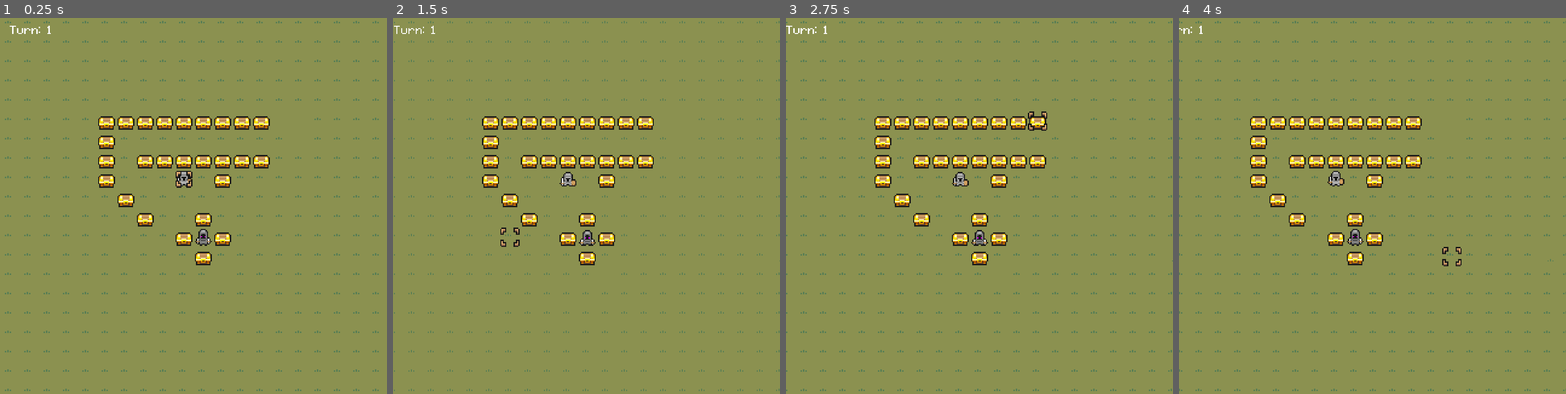
Above: before the commit, frames 1-4 (left to right).
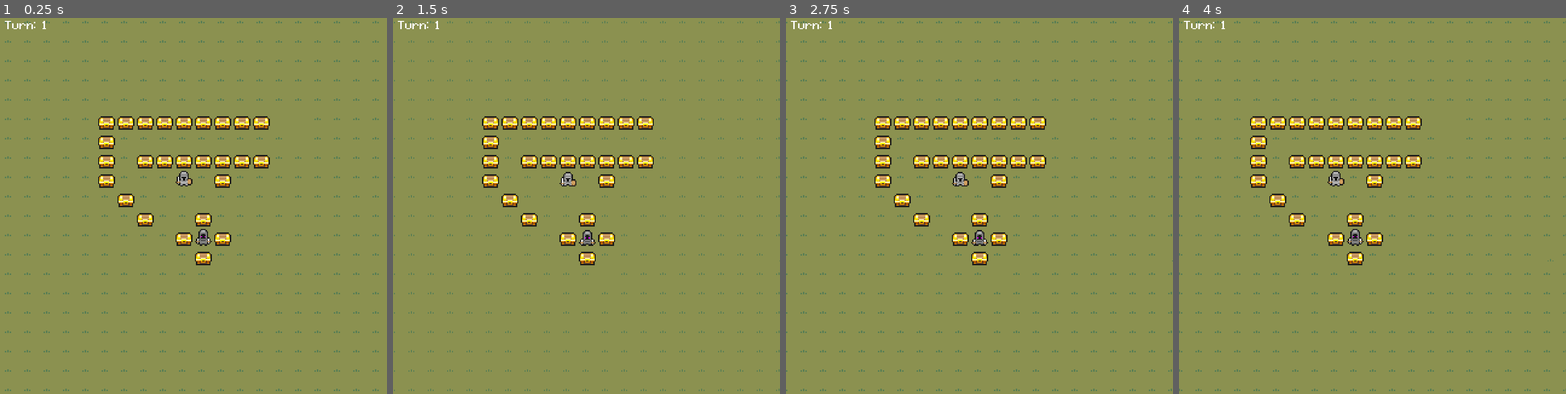
Above: after the commit, the same moments.

Repository: Dz373/Tactical-RPG
Game: Godot game, scene res://board.tscn
Same seed, same stepped clock (60 frames per second), same inputs: the game is played once before the commit and once after it.
Inputs (mouse positions are in pixels of both pictures, inside the frame that each line leads up to):
- Up to frame 1 (0.25 s): no input
- Up to frame 2 (1.5 s): tap Enter (ui_accept) at 0.5, 0.77 s; move the mouse to (671, 187) at 0.52 s; hold D (right) 0.53-1.28 s; hold 1 (cell) 0.53-1.28 s; move the mouse to (509, 228) at 1.27 s; hold Down (down) from 1.28 s (still down); click (509, 228) at 1.35 s
- Up to frame 3 (2.75 s): tap Enter (ui_accept) at 1.52, 2 s; move the mouse to (1018, 123) at 2.02 s; release Down (down) at 2.03 s; hold D (right) from 2.03 s (still down); hold 1 (cell) from 2.03 s (still down)
- Up to frame 4 (4 s): click (1411, 123) at 2.75 s; move the mouse to (1353, 284) at 2.77 s; release D (right) at 2.78 s; release 1 (cell) at 2.78 s; hold Up (up) 2.78-3.53 s; click (1353, 284) at 2.85 s; tap Enter (ui_accept) at 3.02, 3.5, 3.77 s; move the mouse to (1488, 266) at 3.52 s; hold A (left) from 3.53 s (still down); hold 1 (cell) from 3.53 s (still down)

The runs differ from the first frame. In frame 1, 0.2% of the frame differs, in the area x 1-50%, y 0-46%; in frame 2, 0.2%; in frame 3, 0.2%, in the area x 0-68%, y 0-30%; in frame 4, 0.2%.

Commit message:
ui follow camera

Diff:
--- a/Board/Cursor.gd
+++ b/Board/Cursor.gd
@@ -31,18 +31,14 @@
 func _unhandled_input(event: InputEvent):
 	if menu_on_screen:
 		return
-
 	if event is InputEventMouseMotion:
 		cell += camera.get_mouse_pos()
-
 	# Trying to select something in a cell.
 	elif event.is_action_pressed("confirm"):
 		emit_signal("accept_pressed", cell)
 		get_viewport().set_input_as_handled()
-
 	elif event.is_action_pressed("cell"):
 		print(position)
-
 	var should_move := event.is_pressed()
 	if event.is_echo():
 		should_move = should_move and _timer.is_stopped()
--- a/Board/GameBoard.gd
+++ b/Board/GameBoard.gd
@@ -10,8 +10,8 @@
 @onready var unit_path: UnitPath = $UnitPath
 @onready var terrain: Terrain = $Terrain
 @onready var cursor: Cursor = $Cursor
-@onready var turnCounter: Label = $Turn
-@onready var actionMenu: MarginContainer = $ActionMenu
+@onready var turnCounter: Label = $CanvasLayer/Turn
+@onready var actionMenu: MarginContainer = $CanvasLayer/ActionMenu
 
 ## Mapping of coordinates of a cell to a reference to the unit it contains.
 var units := {}
--- a/Menu/action_menu.tscn
+++ b/Menu/action_menu.tscn
@@ -13,8 +13,8 @@
 texture = ExtResource("3_8lwov")
 
 [node name="ActionMenu" type="MarginContainer"]
-offset_right = 59.0
-offset_bottom = 32.0
+offset_right = 120.0
+offset_bottom = 38.0
 theme_override_constants/margin_right = 0
 script = ExtResource("1_fq3m4")
 
@@ -29,45 +29,56 @@
 [node name="MenuContainer" type="MarginContainer" parent="."]
 layout_mode = 2
 focus_mode = 1
-theme_override_constants/margin_left = 5
+theme_override_constants/margin_left = 6
 theme_override_constants/margin_top = 7
-theme_override_constants/margin_right = 5
+theme_override_constants/margin_right = 6
 theme_override_constants/margin_bottom = 7
 
 [node name="BtnContainer" type="VBoxContainer" parent="MenuContainer"]
 layout_mode = 2
+theme_override_constants/separation = 5
 alignment = 1
 
 [node name="AttackBtn" parent="MenuContainer/BtnContainer" instance=ExtResource("4_t33he")]
 visible = false
+custom_minimum_size = Vector2(0, 35)
 layout_mode = 2
-theme_override_font_sizes/font_size = 8
+theme_override_constants/outline_size = 4
+theme_override_font_sizes/font_size = 16
 theme_override_styles/focus = SubResource("StyleBoxTexture_2u1ts")
 text = "Attack"
 
 [node name="MagicBtn" parent="MenuContainer/BtnContainer" instance=ExtResource("4_t33he")]
 visible = false
+custom_minimum_size = Vector2(0, 35)
 layout_mode = 2
-theme_override_font_sizes/font_size = 8
+theme_override_constants/outline_size = 4
+theme_override_font_sizes/font_size = 16
 theme_override_styles/focus = SubResource("StyleBoxTexture_2u1ts")
 text = "Magic"
 
 [node name="SkillBtn" parent="MenuContainer/BtnContainer" instance=ExtResource("4_t33he")]
 visible = false
+custom_minimum_size = Vector2(0, 35)
 layout_mode = 2
-theme_override_font_sizes/font_size = 8
+theme_override_constants/outline_size = 4
+theme_override_font_sizes/font_size = 16
 theme_override_styles/focus = SubResource("StyleBoxTexture_2u1ts")
 text = "Skill"
 
 [node name="ItemBtn" parent="MenuContainer/BtnContainer" instance=ExtResource("4_t33he")]
 visible = false
+custom_minimum_size = Vector2(0, 35)
 layout_mode = 2
-theme_override_font_sizes/font_size = 8
+theme_override_constants/outline_size = 4
+theme_override_font_sizes/font_size = 16
 theme_override_styles/focus = SubResource("StyleBoxTexture_2u1ts")
 text = "Item"
 
 [node name="WaitBtn" parent="MenuContainer/BtnContainer" instance=ExtResource("4_t33he")]
+custom_minimum_size = Vector2(0, 35)
 layout_mode = 2
-theme_override_font_sizes/font_size = 8
+theme_override_constants/outline_size = 4
+theme_override_font_sizes/font_size = 16
 theme_override_styles/focus = SubResource("StyleBoxTexture_2u1ts")
 text = "Wait"
--- a/board.tscn
+++ b/board.tscn
@@ -838,7 +838,6 @@
 sources/0 = SubResource("TileSetAtlasSource_qynms")
 
 [sub_resource type="LabelSettings" id="LabelSettings_h21ic"]
-font_size = 8
 
 [node name="Main" type="Node2D"]
 
@@ -876,6 +875,7 @@
 def = 0
 
 [node name="Cursor" parent="GameBoard" instance=ExtResource("13_wgu0w")]
+visible = false
 
 [node name="Camera" type="Camera2D" parent="GameBoard/Cursor"]
 zoom = Vector2(2, 2)
@@ -892,23 +892,27 @@
 editor_draw_drag_margin = true
 script = ExtResource("15_fw7mw")
 
-[node name="Turn" type="Label" parent="GameBoard"]
+[node name="CanvasLayer" type="CanvasLayer" parent="GameBoard"]
+
+[node name="Turn" type="Label" parent="GameBoard/CanvasLayer"]
 offset_left = 8.0
 offset_top = 8.0
-offset_right = 136.0
+offset_right = 128.0
 offset_bottom = 24.0
 text = "Turn: "
 label_settings = SubResource("LabelSettings_h21ic")
 
-[node name="ActionMenu" parent="GameBoard" instance=ExtResource("9_xp7j3")]
-offset_left = 261.0
-offset_right = 320.0
-
-[node name="VisibleOnScreenEnabler2D2" type="VisibleOnScreenEnabler2D" parent="GameBoard/ActionMenu"]
-position = Vector2(29.5, 16)
-scale = Vector2(2.85, 1.5)
+[node name="ActionMenu" parent="GameBoard/CanvasLayer" instance=ExtResource("9_xp7j3")]
+offset_left = 536.0
+offset_top = 152.0
+offset_right = 634.0
+offset_bottom = 201.0
+
+[node name="VisibleOnScreenEnabler2D2" type="VisibleOnScreenEnabler2D" parent="GameBoard/CanvasLayer/ActionMenu"]
+position = Vector2(48.5, 24.5)
+scale = Vector2(4.75, 2.35)
 
 [connection signal="accept_pressed" from="GameBoard/Cursor" to="GameBoard" method="_on_cursor_accept_pressed"]
 [connection signal="moved" from="GameBoard/Cursor" to="GameBoard" method="_on_cursor_moved"]
-[connection signal="screen_entered" from="GameBoard/ActionMenu/VisibleOnScreenEnabler2D2" to="GameBoard" method="_on_visible_on_screen_enabler_2d_screen_entered"]
-[connection signal="screen_exited" from="GameBoard/ActionMenu/VisibleOnScreenEnabler2D2" to="GameBoard" method="_on_visible_on_screen_enabler_2d_screen_exited"]
+[connection signal="screen_entered" from="GameBoard/CanvasLayer/ActionMenu/VisibleOnScreenEnabler2D2" to="GameBoard" method="_on_visible_on_screen_enabler_2d_screen_entered"]
+[connection signal="screen_exited" from="GameBoard/CanvasLayer/ActionMenu/VisibleOnScreenEnabler2D2" to="GameBoard" method="_on_visible_on_screen_enabler_2d_screen_exited"]
